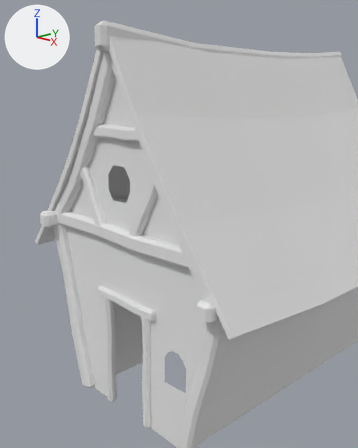
The Blender file lowpolyhut.blend, before and after one commit.
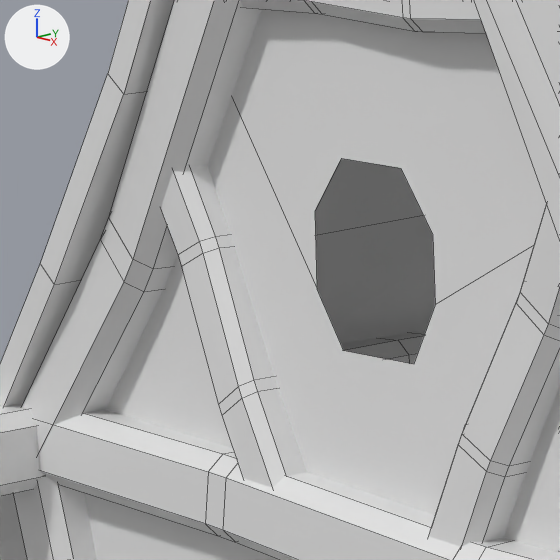
Each version appears first from a camera (50 mm lens) standing at (3.785, -2.804, 3.227) and looking at (0.398, 0.362, 2.085), and next in a close-up on the part from 14% to 43% of the width and 30% to 53% of the height. The axes (+X, +Y, +Z) are drawn at upper left. The lights are the same throughout. The close-ups show mesh edges as thin lines.
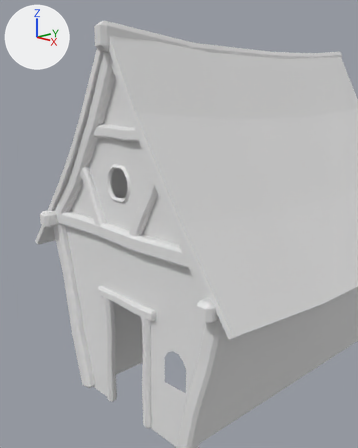
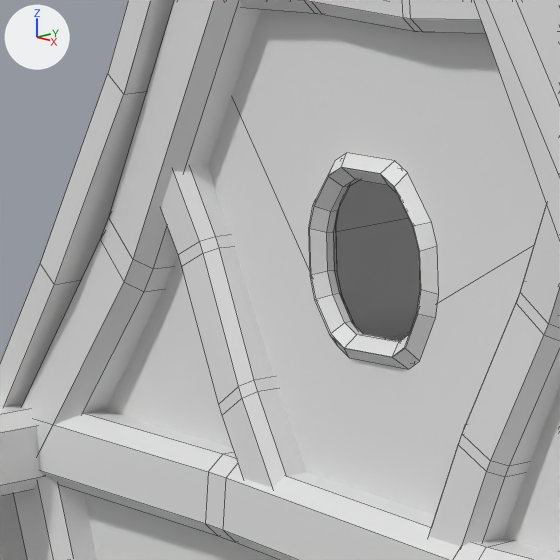
What changed in the scene script:
```text
Add me_plane_003:
    me_plane_003.from_pydata([(-0.065, 0.339, 0.011), (0.007, 0.339, 0.011), (0.042, 0.295, 0.011), (0.043, 0.244, 0.011), (0.016, 0.197, 0.011), (-0.07, 0.195, 0.011), (-0.101, 0.237, 0.011), (-0.101, 0.297, 0.011), (-0.077, 0.362, 0.011), (0.018, 0.361, 0.011), (0.065, 0.303, 0.011), (0.067, 0.237, 0.011), (0.03, 0.175, 0.011), (-0.083, 0.171, 0.011), (-0.125, 0.228, 0.011), (-0.124, 0.306, 0.011)], [], [(2, 3, 11, 10), (0, 1, 9, 8), (7, 0, 8, 15), (5, 6, 14, 13), (3, 4, 12, 11), (1, 2, 10, 9), (6, 7, 15, 14), (4, 5, 13, 12)])
Add ob_wall_front_002:
    ob_wall_front_002 = bpy.data.objects.new('Wall-front.002', me_plane_003)
    ob_wall_front_002.location = (-0.003, 0.0, 1.939)
    ob_wall_front_002.rotation_euler = (1.571, 0.0, 0.0)  # degrees (90, 0, 0)
    ob_wall_front_002.scale = (1.94, 1.94, 1.94)
    _m = ob_wall_front_002.modifiers.new('Solidify', 'SOLIDIFY')
    _m.thickness = 0.03
    _m = ob_wall_front_002.modifiers.new('Bevel', 'BEVEL')
    _m.limit_method = 'NONE'
```

Where the change shows, as pixel boxes [x1, y1, x2, y2] in the close-ups (560 x 560 px):
'Wall-front.002', added: after [309, 153, 439, 369]
